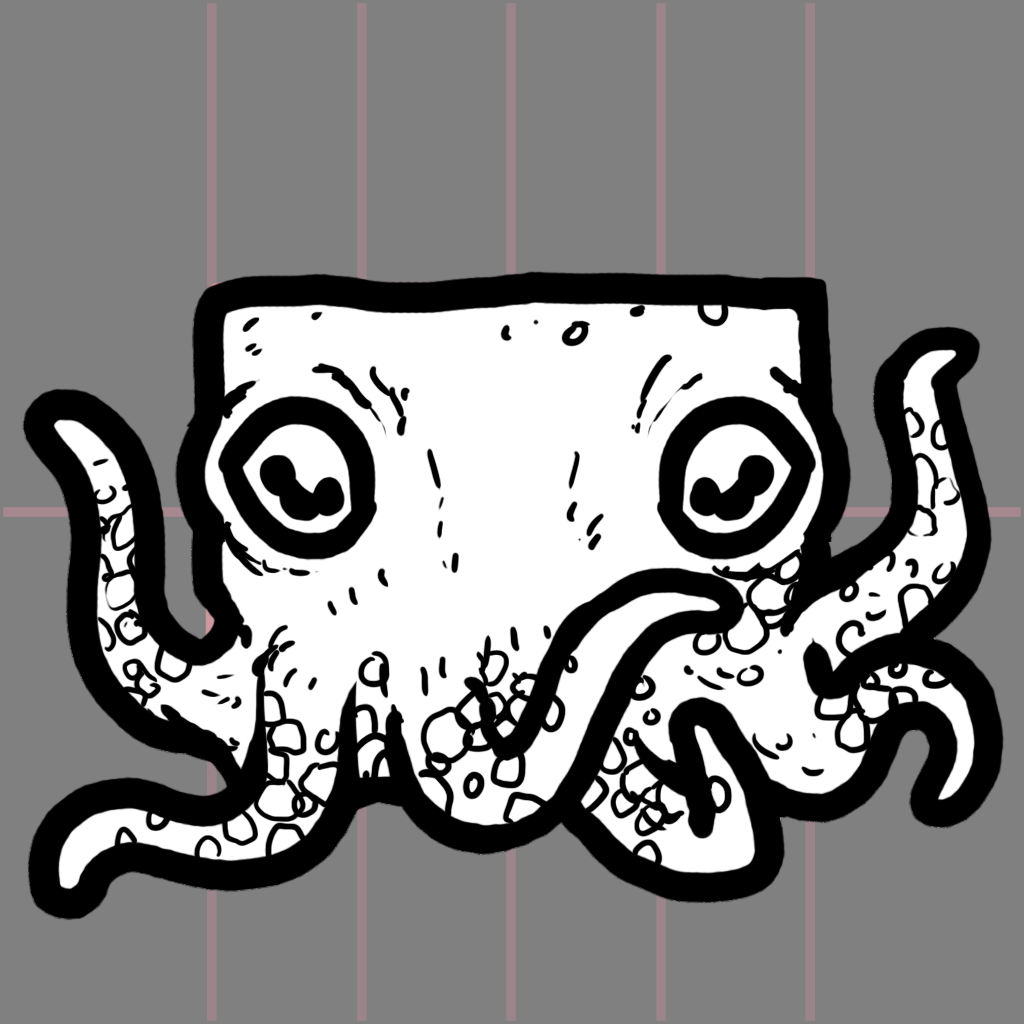
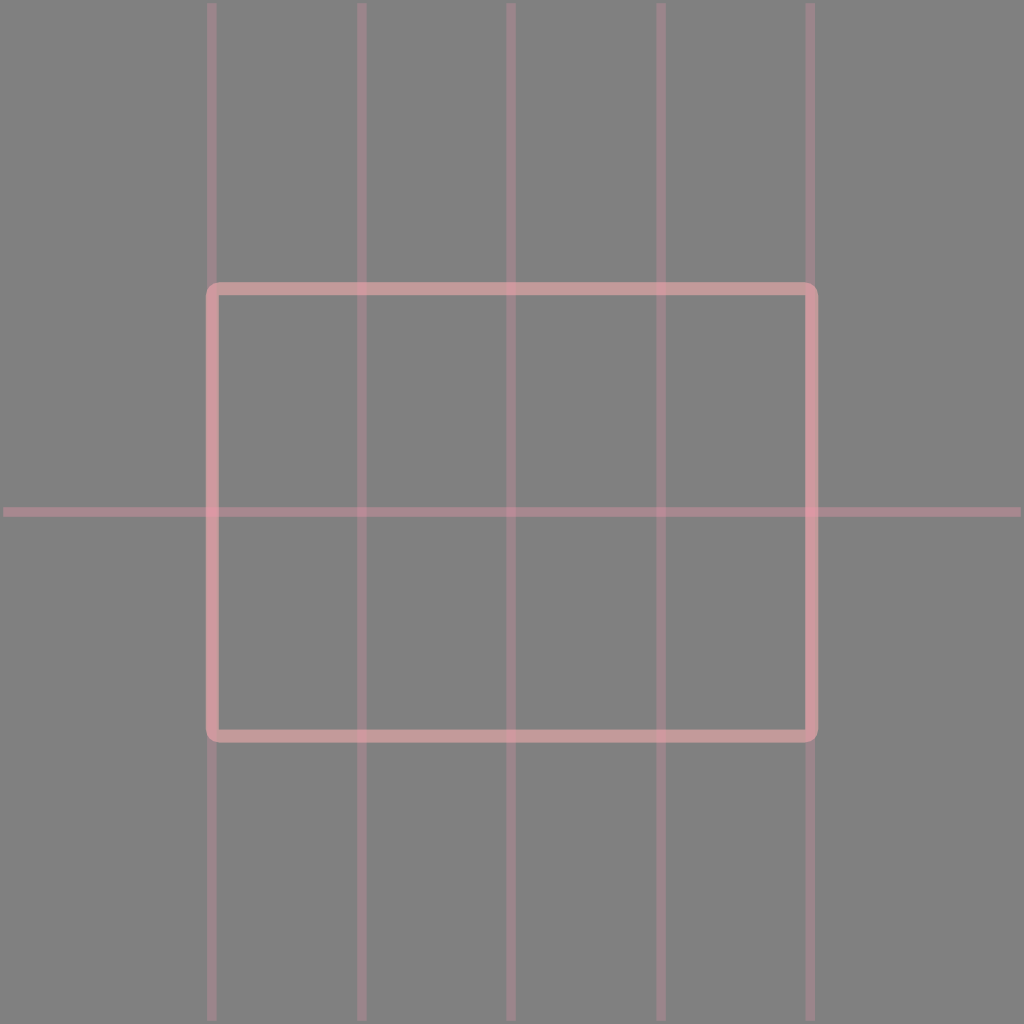
Two versions of the same layered image (1024 x 1024). Layer-by-layer changes:
hid group "OCTOPUS" (5 layers) over [22, 271, 1005, 921]
